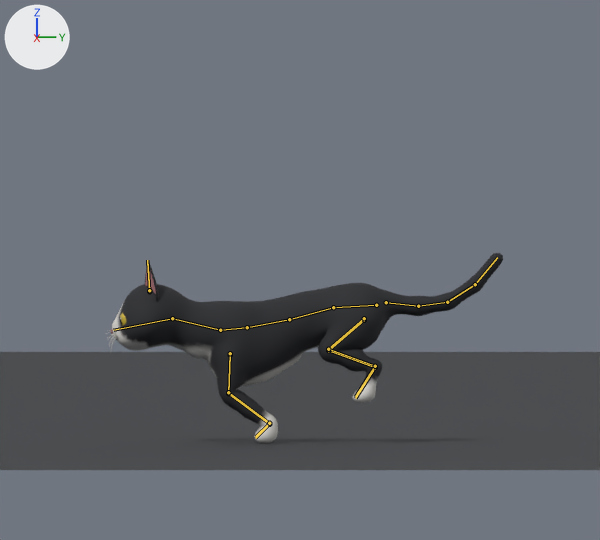
One commit to the Blender file models/cat/out/Cat.blend: the scene before it, then after it.
Both versions are drawn from the file's camera 'Camera'. The lights are fixed; the arrows at upper left show +X, +Y and +Z. The picture after the commit comes second. Both versions are drawn at frame 10 of the action 'Jump'; the numbers are the values there. The bones that bend it are drawn over the model as lines.

Objects in the first picture: 'Cat', 'StudioFloor'.
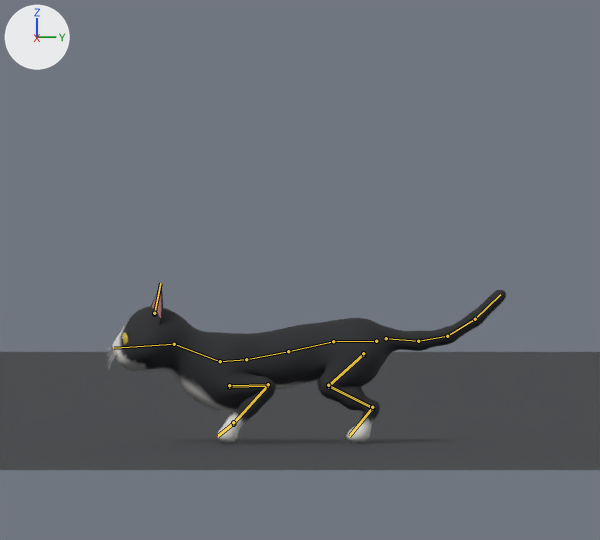
Boxes [x1, y1, x2, y2] around the edits, measured in the pictures (600 x 540 px):
'Cat', posed (16% shorter): before [107, 253, 503, 443]; after [106, 284, 506, 443]
bone 'Hips', root to tip: before (376, 305) to (333, 307); after (376, 341) to (333, 341)
bone 'Spine1', root to tip: before (333, 307) to (289, 319); after (333, 341) to (288, 351)
bone 'Spine2', root to tip: before (289, 319) to (247, 327); after (288, 351) to (246, 359)
bone 'Neck', root to tip: before (220, 330) to (172, 318); after (220, 361) to (174, 344)
bone 'Ear.L', root to tip: before (149, 291) to (147, 261); after (154, 314) to (160, 284)
bone 'Ear.R', root to tip: before (149, 290) to (147, 260); after (154, 313) to (160, 283)
bone 'UpperArm.L', root to tip: before (230, 355) to (228, 393); after (229, 387) to (268, 386)
bone 'Forearm.L', root to tip: before (228, 393) to (269, 424); after (268, 386) to (233, 424)
bone 'Paw.L', root to tip: before (269, 424) to (255, 438); after (233, 424) to (218, 436)
bone 'UpperArm.R', root to tip: before (230, 353) to (228, 392); after (229, 385) to (268, 384)
bone 'Forearm.R', root to tip: before (228, 392) to (269, 423); after (268, 384) to (233, 422)
bone 'Paw.R', root to tip: before (269, 423) to (255, 436); after (233, 422) to (218, 435)
bone 'Tail1', root to tip: before (386, 302) to (418, 306); after (386, 338) to (418, 341)
bone 'Tail3', root to tip: before (447, 302) to (475, 284); after (447, 336) to (475, 319)
bone 'Tail4', root to tip: before (475, 284) to (497, 257); after (475, 319) to (500, 294)
bone 'Thigh.L', root to tip: before (364, 320) to (328, 350); after (363, 355) to (328, 386)
bone 'Shin.L', root to tip: before (328, 350) to (375, 367); after (328, 386) to (372, 408)
bone 'Thigh.R', root to tip: before (364, 318) to (328, 349); after (363, 353) to (328, 385)
bone 'Shin.R', root to tip: before (328, 349) to (375, 366); after (328, 385) to (372, 407)

The edits, one by one:
Bone 'Root' (bone_root) moves from (0.0, 0.0, 0.024) to (0.0, 0.0, -0.05).
Bone 'Hips' (bone_hips) turns from (7, 0, 0) to (5, 0, 0) degrees about its own x, y and z.
Bone 'Spine1' (bone_spine1) turns from (7, 0, 0) to (6, 0, 0) degrees about its own x, y and z.
Bone 'Spine2' (bone_spine2) turns from (-3, 0, 0) to (0, 0, 0) degrees about its own x, y and z.
Bone 'Neck' (bone_neck) turns from (16, 0, 0) to (8, 0, 0) degrees about its own x, y and z.
Bone 'Ear.L' (bone_ear_l) turns from (0, 0, 0) to (8, 0, 0) degrees about its own x, y and z.
Bone 'Ear.R' (bone_ear_r) turns from (0, 0, 0) to (8, 0, 0) degrees about its own x, y and z.
Bone 'UpperArm.L' (bone_upperarm_l) turns from (-40, 0, 0) to (54, 0, 0) degrees about its own x, y and z.
Bone 'Forearm.L' (bone_forearm_l) turns from (90, 0, 0) to (-100, 0, 0) degrees about its own x, y and z.
Bone 'Paw.L' (bone_paw_l) turns from (-56, 0, 0) to (35, 0, 0) degrees about its own x, y and z.
Bone 'UpperArm.R' (bone_upperarm_r) turns from (-40, 0, 0) to (54, 0, 0) degrees about its own x, y and z.
Bone 'Forearm.R' (bone_forearm_r) turns from (90, 0, 0) to (-100, 0, 0) degrees about its own x, y and z.
Bone 'Paw.R' (bone_paw_r) turns from (-56, 0, 0) to (35, 0, 0) degrees about its own x, y and z.
Bone 'Tail1' (bone_tail1) turns from (-14, 0, 0) to (-10, 0, 0) degrees about its own x, y and z.
Bone 'Tail3' (bone_tail3) turns from (-7, 0, 0) to (-10, 0, 0) degrees about its own x, y and z.
Bone 'Tail4' (bone_tail4) turns from (-5, 0, 0) to (-10, 0, 0) degrees about its own x, y and z.
Bone 'Thigh.L' (bone_thigh_l) turns from (-28, 0, 0) to (-25, 0, 0) degrees about its own x, y and z.
Bone 'Shin.L' (bone_shin_l) turns from (50, 0, 0) to (42, 0, 0) degrees about its own x, y and z.
Bone 'Thigh.R' (bone_thigh_r) turns from (-28, 0, 0) to (-25, 0, 0) degrees about its own x, y and z.
Bone 'Shin.R' (bone_shin_r) turns from (50, 0, 0) to (42, 0, 0) degrees about its own x, y and z.
